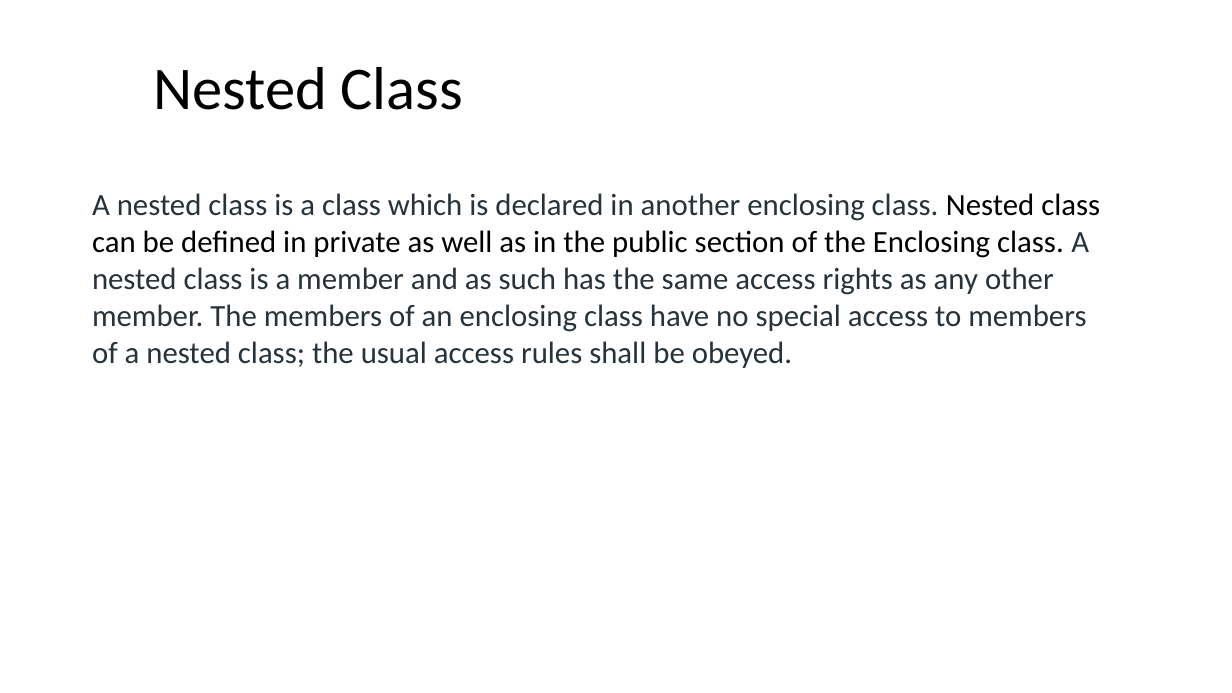
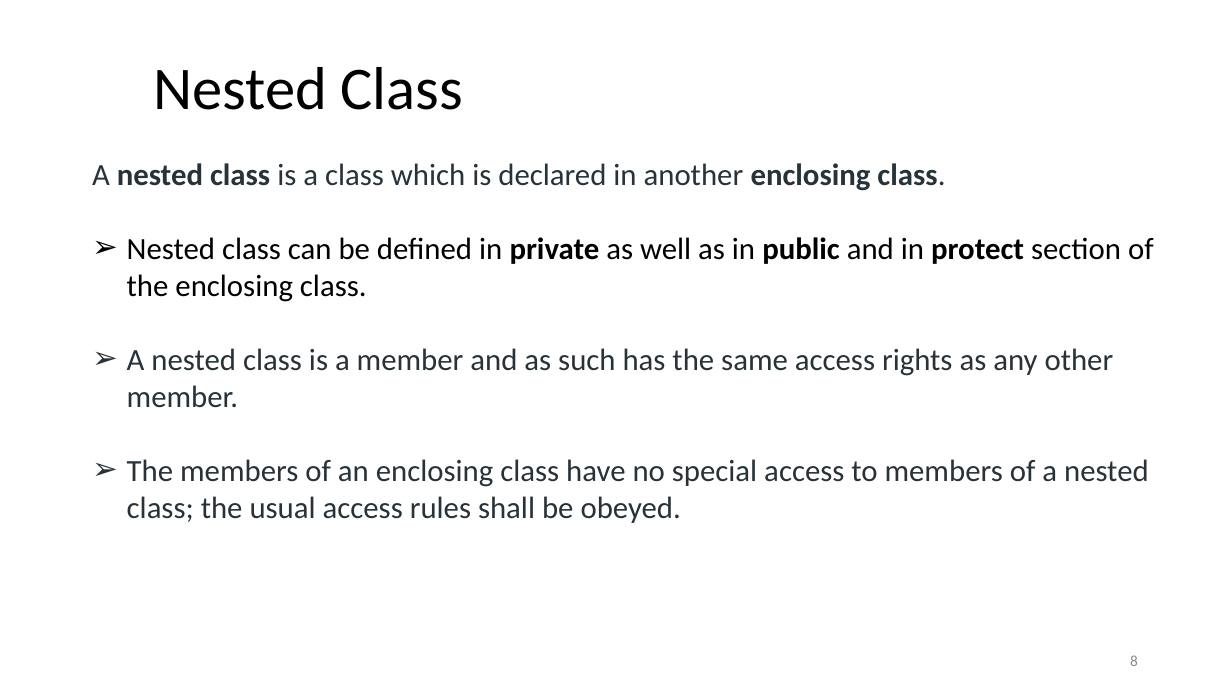
Before and after one commit to ShiqiYu/CPP, a slide deck: slide 8 of week15/Lab15.pptx. Drawn at 1232x693 pixels with LibreOffice and Linux fonts; fonts in the diff are those of the drawing; background and template pictures are left out. Boxes give left, top, right and bottom in pixels: in the first picture for what was removed or moved away, otherwise in the second. Text is boxed around its words. In the diff, an @@ line names an element or a change of style, - is before the commit and + after.

```diff
--- a/week15/Lab15.pptx
+++ b/week15/Lab15.pptx
@@ text at (92,163,1154,523): text changed @@
-A nested class is a class which is declared in another enclosing class. Nested class can be defined in private as well as in the public section of the Enclosing class. A nested class is a member and as such has the same access rights as any other member. The members of an enclosing class have no special access to members of a nested class; the usual access rules shall be obeyed.
+A nested class is a class which is declared in another enclosing class.
+➢ Nested class can be defined in private as well as in public and in protect section of the enclosing class.
+➢ A nested class is a member and as such has the same access rights as any other member.
+➢ The members of an enclosing class have no special access to members of a nested class; the usual access rules shall be obeyed.
@@ page number added at (1130,655,1138,666), 12 pt, text #8C8C8C @@
+8
```
Also in this commit, not shown: 18 other slides changed, 2 slides added, 3 slides removed, 3 other files.
